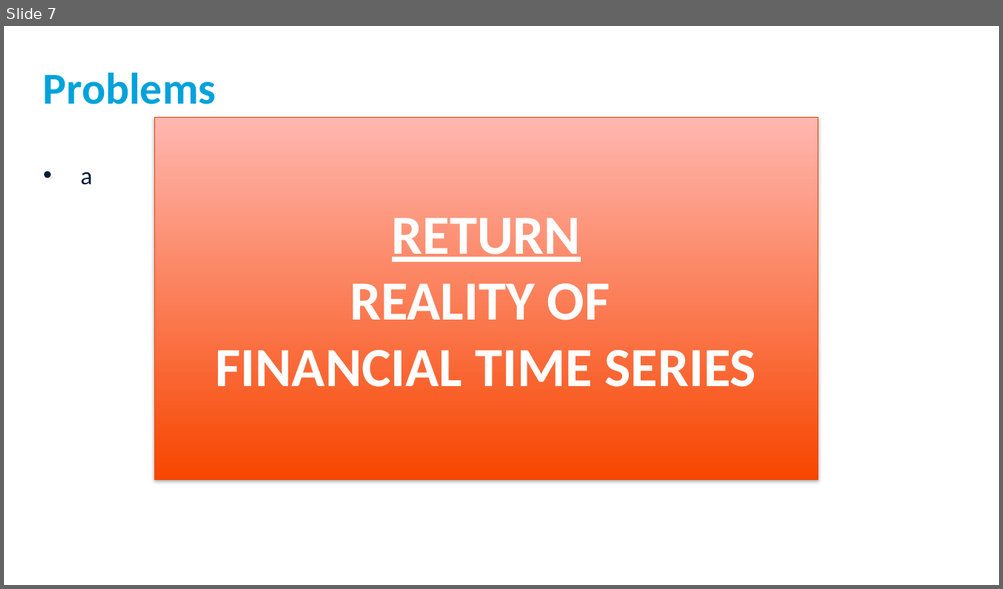
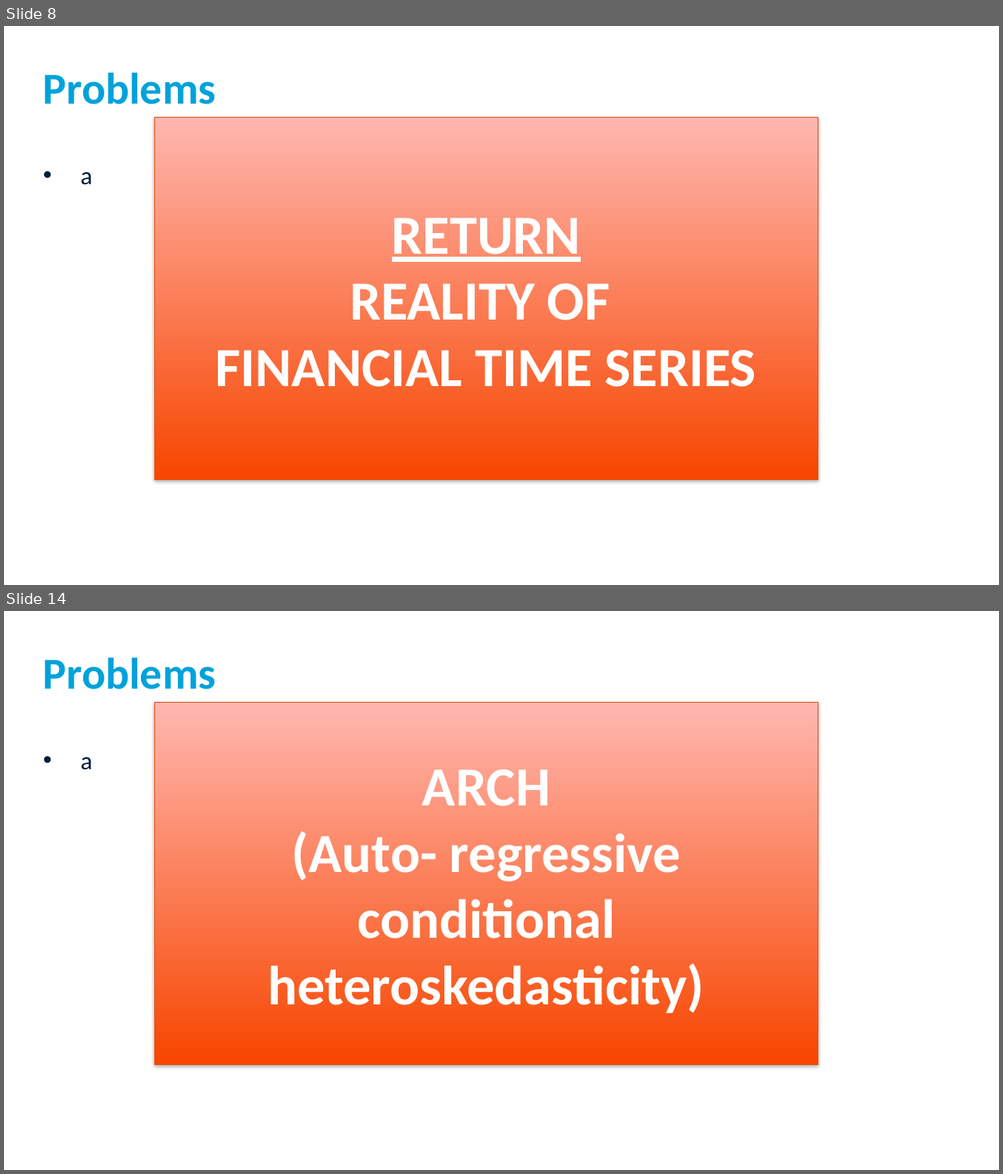
Before and after one commit to franciscpitthan/Methods_Quant_Fin, a slide deck: Example - GARCH estimation/GARCH models.pptm. Shown one above the other, each under a label of ours: slide 7 before the commit, slides 8 and 14 after it; the slides between them are not shown. The pictures are 1003x589 and 1003x1174 pixels, drawn with LibreOffice and Linux fonts; fonts in the diff are those of the drawing. Boxes give left, top, right and bottom in pixels: in the first picture for what was removed or moved away, otherwise in the second. Text is boxed around its words. In the diff, an @@ line names an element or a change of style, - is before the commit and + after.

```diff
--- a/Example - GARCH estimation/GARCH models.pptm
+++ b/Example - GARCH estimation/GARCH models.pptm
@@ slide 14 added at (x1=4, y1=611, x2=999, y2=1170), background #FFFFFF @@
@@ title added at (x1=43, y1=658, x2=216, y2=689), 42.7 pt, text #00A2DB, bold @@
+Problems
@@ rectangle added at (x1=155, y1=702, x2=818, y2=1065), fill gradient #F84700 to #FFB9B2, outline #E84A0A 0.75 pt, 53.3 pt, text #FFFFFF, bold @@
+ARCH
+(Auto- regressive conditional heteroskedasticity)
@@ text added at (x1=80, y1=757, x2=92, y2=770), 24 pt, text #001C3D @@
+• a
@@ what was slide 7 is now slide 8 @@
```
Also in this commit, not shown: 1 slide changed, 11 other slides added.
